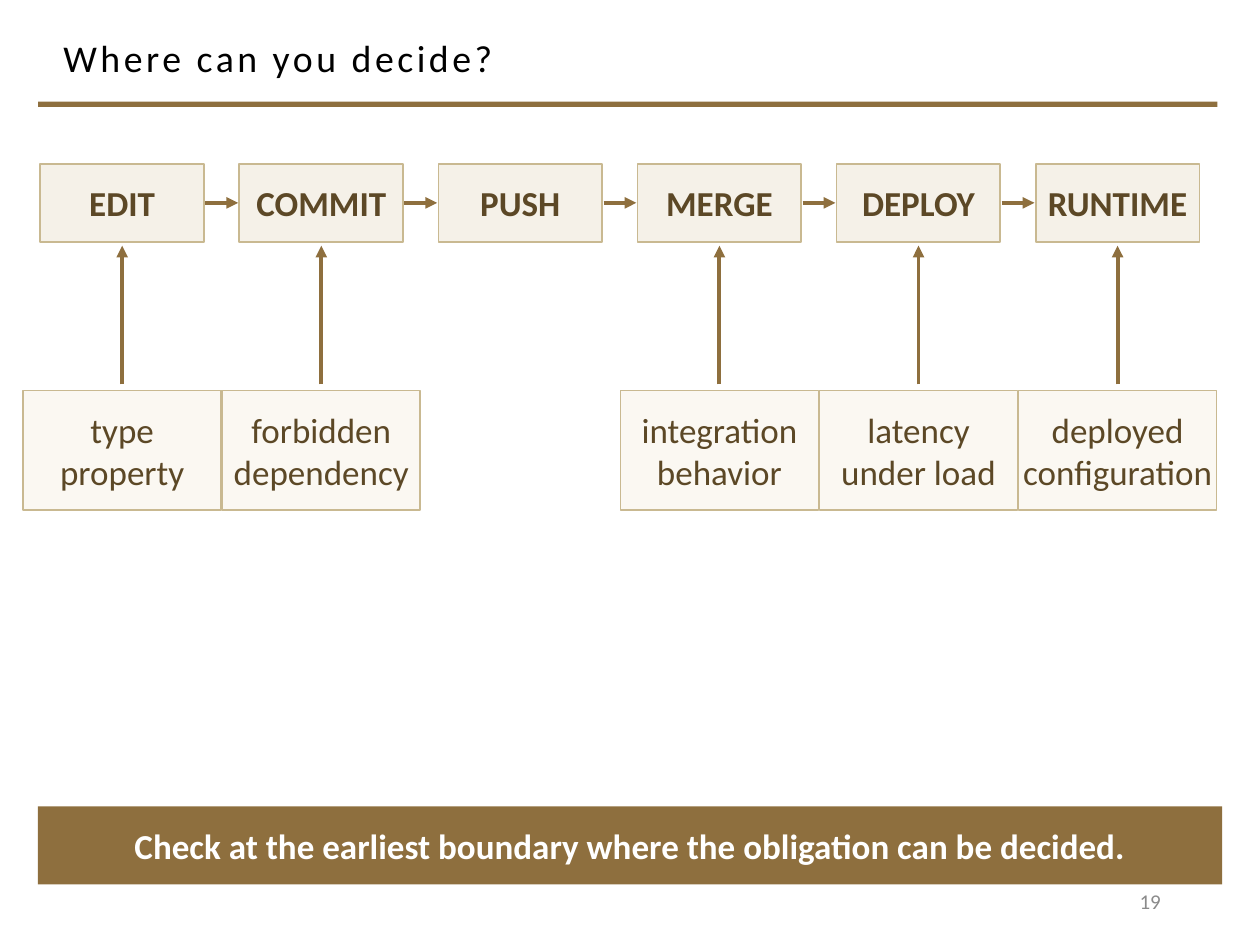
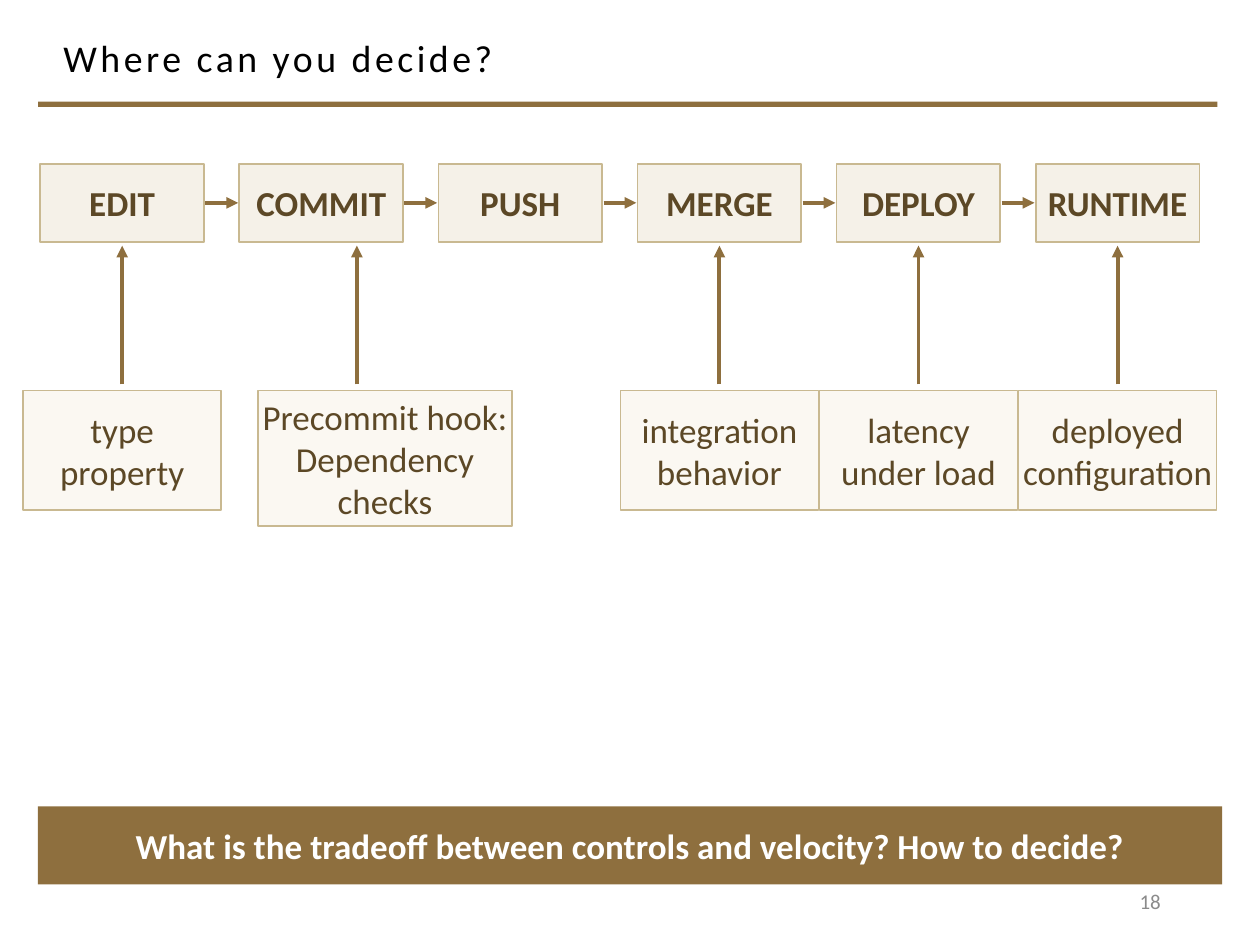
Before and after one commit to davisjam/model-based-agentic-software-engineering, a slide deck: slide 18 of course/lectures/act-2-delegation-and-control/03-alignment/2-3-Alignment.pptx (slide 19 before the commit). Drawn at 1260x945 pixels with LibreOffice and Linux fonts; fonts in the diff are those of the drawing; background and template pictures are left out. Boxes give left, top, right and bottom in pixels: in the first picture for what was removed or moved away, otherwise in the second. Text is boxed around its words. In the diff, an @@ line names an element or a change of style, - is before the commit and + after.

```diff
--- a/course/lectures/act-2-delegation-and-control/03-alignment/2-3-Alignment.pptx
+++ b/course/lectures/act-2-delegation-and-control/03-alignment/2-3-Alignment.pptx
@@ arrow moved from (321, 384) - (321, 246) to (357, 384) - (357, 246) @@
@@ rectangle "Precommit hook:" resized from (x1=222, y1=391, x2=420, y2=510) to (x1=258, y1=391, x2=513, y2=527) @@
@@ text in rectangle at (x1=263, y1=405, x2=508, y2=515): text changed @@
-forbidden
-dependency
+Precommit hook:
+Dependency checks
@@ text in rectangle at (x1=136, y1=834, x2=1123, y2=865): text changed @@
-Check at the earliest boundary where the obligation can be decided.
+What is the tradeoff between controls and velocity? How to decide?
@@ page number at (x1=1140, y1=895, x2=1161, y2=909): text changed @@
-19
+18
```
Also in this commit, not shown: 22 other slides changed, 1 slide removed, 1 other file.
